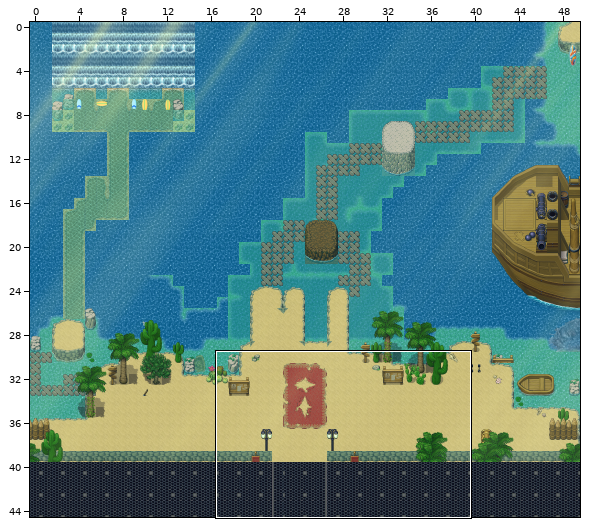
Two versions of a level (Tiled map (JSON), shaka.tmj). The picture above shows the old version from afar; the outline marks the close-up.
Close-up. As it was:
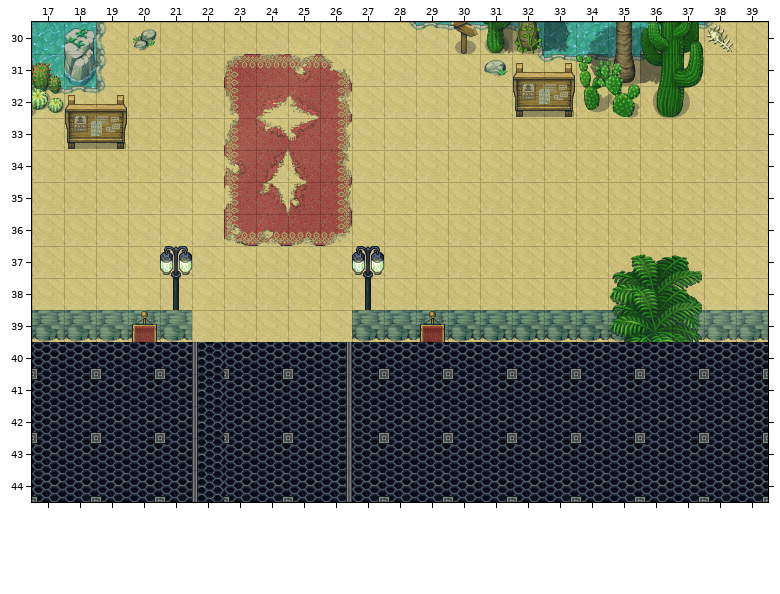
Cells are 32x32 px. Shown: x 17..39, y 30..44. The commit also changed other parts of the map, which this record leaves out.
The same view after the edit:
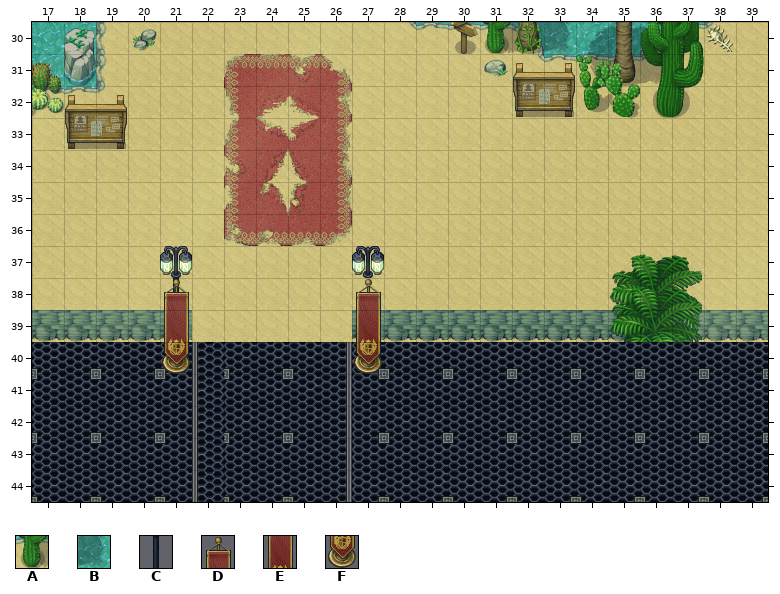
Key: from "Chunk 5": A 52, B 54, C 93; from "Chunk 6": D 31, E 37, F 38.
_ is an empty cell.
See-through tiles are keyed as they look on the map.
The edit:
Layer "Floor/Floor4":
The edit erases tile C in row 38 at x 21 and 27.
Layer "Above/Above1":
Tile C now appears in row 38 at x 21.
The edit erases tile A in row 30 at x 31; in row 31 at x 34.
The edit erases tile B in row 30 at x 33; in row 31 at x 36.
The edit erases tile D in row 39 at x 20 and 29.
Layer "Above/Above2":
Tile D now appears in row 38 at x 21 and 27.
Tile E now appears in row 39 at x 21 and 27.
Tile F now appears in row 40 at x 21 and 27.
Pixel boxes of the changes (left, top, right, bottom) in both close-ups:
removed: (490, 22, 512, 54)
removed: (544, 22, 608, 79)
removed: (640, 54, 662, 84)
changed: (132, 279, 190, 374)
changed: (354, 278, 382, 374)
removed: (420, 311, 445, 342)
